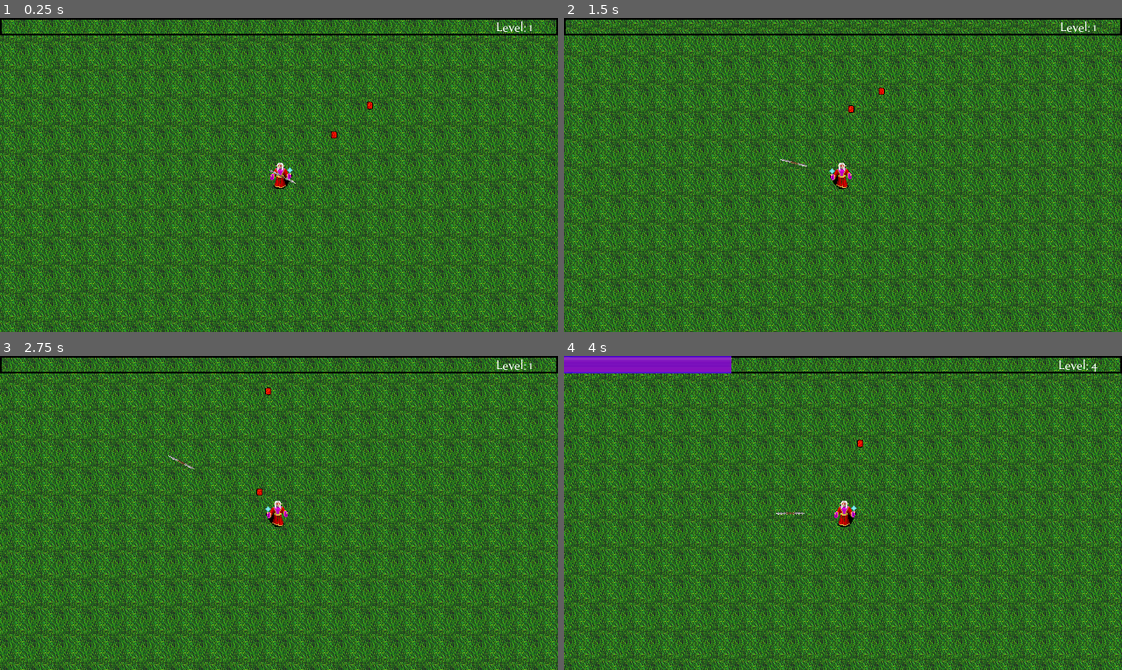
Above: before the commit, frames 1-4 (two rows, left to right).
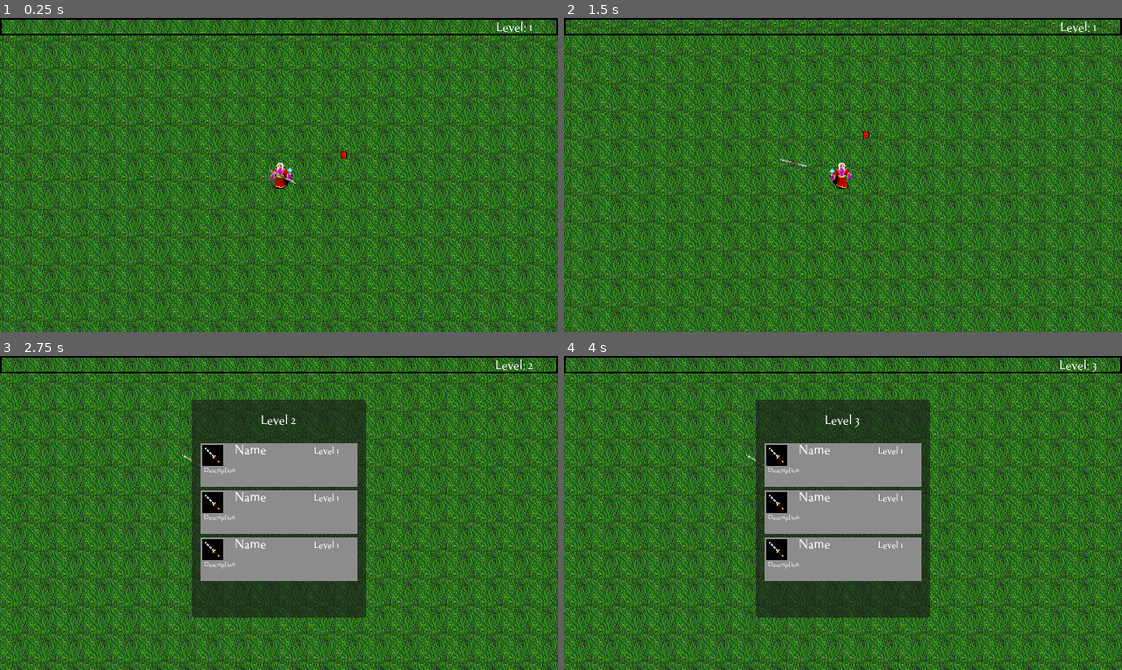
Above: after the commit, the same moments.

Repository: JustinDao/SurvivorsClone
Game: Godot game, scene res://World/world.tscn
The game is run twice, just before and just after one commit, with the same random seed, the same clock (stepped at 60 frames per second) and the same inputs. Sound files missing from this copy of the repository are replaced by a short silence.
Inputs (mouse positions are in pixels of both pictures, inside the frame that each line leads up to):
- Up to frame 1 (0.25 s): no input
- Up to frame 2 (1.5 s): tap Enter at 0.5 s; move the mouse to (965, 159) at 0.52 s; hold D (right) 0.53-1.28 s; click (965, 159) at 0.6 s; move the mouse to (731, 190) at 1.27 s; hold S (down) from 1.28 s (still down); click (731, 190) at 1.35 s
- Up to frame 3 (2.75 s): move the mouse to (334, 443) at 2.02 s; release S (down) at 2.03 s; hold D (right) from 2.03 s (still down); click (334, 443) at 2.1 s
- Up to frame 4 (4 s): move the mouse to (815, 575) at 2.77 s; release D (right) at 2.78 s; hold W (up) 2.78-3.53 s; click (815, 575) at 2.85 s; move the mouse to (1010, 560) at 3.52 s; hold A (left) from 3.53 s (still down); click (1010, 560) at 3.6 s

The runs differ from the first frame. In frame 1, less than 0.1% of the frame differs, in the area x 59-67%, y 26-45%; in frame 2, less than 0.1%; in frame 3, 70%; in frame 4, 73%, in the area x 0-100%, y 0-100%.

Commit message:
Add levelling

Diff:
--- a/Player/player.gd
+++ b/Player/player.gd
@@ -7,6 +7,7 @@
 var xp = 0
 var level = 1
 var xp_for_next_level = 0
+var remaining_xp = 0
 
 # Attacks
 var ice_spear = preload("res://Player/Attack/ice_spear.tscn")
@@ -45,6 +46,12 @@
 # GUI
 @onready var xp_bar: TextureProgressBar = $GUILayer/GUI/XpBar
 @onready var level_label: Label = $GUILayer/GUI/XpBar/LevelLabel
+
+@onready var level_up_panel: Panel = $GUILayer/GUI/LevelUp
+@onready var level_up_label: Label = $GUILayer/GUI/LevelUp/LevelUpLabel
+@onready var upgrade_options: VBoxContainer = $GUILayer/GUI/LevelUp/UpgradeOptions
+@onready var snd_level_up: AudioStreamPlayer2D = $GUILayer/GUI/LevelUp/snd_level_up
+var item_option = preload("res://Utility/item_option.tscn")
 
 func _ready() -> void:
 	xp_for_next_level = get_xp_for_next_level()
@@ -173,11 +180,9 @@
 		level += 1
 		xp_for_next_level = get_xp_for_next_level()
 
-		var remaining = xp - xp_for_next_level
+		remaining_xp = xp - xp_for_next_level
 		xp = 0
-
-		if remaining > 0:
-			calculate_experience(remaining)
+		level_up()
 
 	level_label.text = "Level: " + str(level)
 	xp_bar.value = (float(xp) / xp_for_next_level * 100)
@@ -189,3 +194,33 @@
 		return 95 + (level - 19) * 8
 	else:
 		return 255 + (level - 39) * 12
+
+# Level Up
+func level_up() -> void:
+	snd_level_up.play()
+	# Set Level Up Label
+	level_up_label.text = "Level " + str(level)
+	# Show Level Up Panel
+	level_up_panel.show()
+	# Instantiate Options
+	for i in range(3):
+		var new_option = item_option.instantiate()
+		upgrade_options.add_child(new_option)
+
+	# Animate Level Up Panel In
+	var levelTween = level_up_panel.create_tween()
+	levelTween.tween_property(level_up_panel, "position", Vector2(220, 50), 0.2).set_trans(Tween.TRANS_QUINT).set_ease(Tween.EASE_IN)
+	levelTween.play()
+	# Pause Game
+	get_tree().paused = true
+
+func upgrade_character(_item) -> void:
+	for option in upgrade_options.get_children():
+		option.queue_free()
+	# Hide Level Panel
+	level_up_panel.hide()
+	level_up_panel.position = Vector2(800, 50)
+	# Resume Game
+	get_tree().paused = false
+	if remaining_xp > 0:
+			calculate_experience(remaining_xp)
--- a/Player/player.tscn
+++ b/Player/player.tscn
@@ -6,6 +6,7 @@
 [ext_resource type="Texture2D" uid="uid://bjjn651t1vwbp" path="res://Textures/GUI/exp_background.png" id="4_drc3j"]
 [ext_resource type="Texture2D" uid="uid://cpsicj8fg852y" path="res://Textures/GUI/exp_progress.png" id="5_an1q1"]
 [ext_resource type="FontFile" uid="uid://cbshdeqe7orlh" path="res://Font/tenderness.otf" id="6_e2u6o"]
+[ext_resource type="AudioStream" uid="uid://dowsakbd3kbwn" path="res://Audio/SoundEffect/levelup.ogg" id="7_ywe88"]
 
 [sub_resource type="CapsuleShape2D" id="CapsuleShape2D_sbr7e"]
 radius = 3.0
@@ -116,6 +117,35 @@
 horizontal_alignment = 1
 vertical_alignment = 2
 
+[node name="LevelUp" type="Panel" parent="GUILayer/GUI"]
+process_mode = 2
+visible = false
+layout_mode = 0
+offset_left = 800.0
+offset_top = 50.0
+offset_right = 1000.0
+offset_bottom = 300.0
+
+[node name="LevelUpLabel" type="Label" parent="GUILayer/GUI/LevelUp"]
+layout_mode = 0
+offset_right = 200.0
+offset_bottom = 50.0
+theme_override_fonts/font = ExtResource("6_e2u6o")
+text = "Level Up!"
+horizontal_alignment = 1
+vertical_alignment = 1
+
+[node name="UpgradeOptions" type="VBoxContainer" parent="GUILayer/GUI/LevelUp"]
+layout_mode = 0
+offset_left = 10.0
+offset_top = 50.0
+offset_right = 190.0
+offset_bottom = 100.0
+
+[node name="snd_level_up" type="AudioStreamPlayer2D" parent="GUILayer/GUI/LevelUp"]
+stream = ExtResource("7_ywe88")
+volume_db = -10.0
+
 [connection signal="hurt" from="HurtBox" to="." method="_on_hurt_box_hurt"]
 [connection signal="timeout" from="Attack/IceSpearTimer" to="." method="_on_ice_spear_timer_timeout"]
 [connection signal="timeout" from="Attack/IceSpearTimer/IceSpearAttackTimer" to="." method="_on_ice_spear_attack_timer_timeout"]
--- /dev/null
+++ b/Utility/item_option.gd
@@ -0,0 +1,21 @@
+extends ColorRect
+
+var mouse_over: bool = false
+var item = null
+@onready var player = get_tree().get_first_node_in_group("player")
+
+signal selected_upgrade(upgrade)
+
+func _ready() -> void:
+	selected_upgrade.connect(Callable(player, "upgrade_character"))
+
+func _input(event: InputEvent) -> void:
+	if event.is_action("click"):
+		if mouse_over:
+			selected_upgrade.emit(item)
+
+func _on_mouse_entered() -> void:
+	mouse_over = true
+
+func _on_mouse_exited() -> void:
+	mouse_over = false
--- /dev/null
+++ b/Utility/item_option.tscn
@@ -0,0 +1,62 @@
+[gd_scene load_steps=4 format=3 uid="uid://dvhe4brgqmqxb"]
+
+[ext_resource type="Texture2D" uid="uid://bc8eue5yewxjg" path="res://Textures/Items/Weapons/sword.png" id="1_cckpv"]
+[ext_resource type="Script" path="res://Utility/item_option.gd" id="1_cr7xl"]
+[ext_resource type="FontFile" uid="uid://cbshdeqe7orlh" path="res://Font/tenderness.otf" id="2_ocurn"]
+
+[node name="ItemOption" type="ColorRect"]
+custom_minimum_size = Vector2(180, 50)
+anchors_preset = -1
+anchor_right = 0.281
+anchor_bottom = 0.139
+offset_right = 0.159988
+offset_bottom = -0.0400047
+color = Color(0.54902, 0.54902, 0.54902, 1)
+script = ExtResource("1_cr7xl")
+
+[node name="ColorRect" type="ColorRect" parent="."]
+layout_mode = 0
+offset_left = 2.0
+offset_top = 2.0
+offset_right = 26.0
+offset_bottom = 26.0
+color = Color(0, 0, 0, 1)
+
+[node name="ItemIcon" type="TextureRect" parent="ColorRect"]
+layout_mode = 0
+offset_right = 32.0
+offset_bottom = 32.0
+scale = Vector2(0.75, 0.75)
+texture = ExtResource("1_cckpv")
+
+[node name="NameLabel" type="Label" parent="."]
+layout_mode = 0
+offset_left = 39.0
+offset_right = 79.0
+offset_bottom = 23.0
+theme_override_fonts/font = ExtResource("2_ocurn")
+text = "Name"
+
+[node name="DescriptionLabel" type="Label" parent="."]
+layout_mode = 0
+offset_left = 4.0
+offset_top = 27.0
+offset_right = 166.0
+offset_bottom = 48.0
+theme_override_fonts/font = ExtResource("2_ocurn")
+theme_override_font_sizes/font_size = 8
+text = "Description"
+autowrap_mode = 3
+
+[node name="LevelLabel" type="Label" parent="."]
+layout_mode = 0
+offset_left = 130.0
+offset_top = 3.0
+offset_right = 170.0
+offset_bottom = 26.0
+theme_override_fonts/font = ExtResource("2_ocurn")
+theme_override_font_sizes/font_size = 12
+text = "Level 1"
+
+[connection signal="mouse_entered" from="." to="." method="_on_mouse_entered"]
+[connection signal="mouse_exited" from="." to="." method="_on_mouse_exited"]
--- a/World/world.tscn
+++ b/World/world.tscn
@@ -23,9 +23,5 @@
 [node name="Loot" type="Node2D" parent="." groups=["loot"]]
 
 [node name="ExperienceGem" parent="Loot" instance=ExtResource("4_wsff2")]
-position = Vector2(59, -47)
-xp = 51
-
-[node name="ExperienceGem2" parent="Loot" instance=ExtResource("4_wsff2")]
-position = Vector2(100, -81)
-xp = 51
+position = Vector2(70, -24)
+xp = 50
--- a/project.godot
+++ b/project.godot
@@ -43,6 +43,11 @@
 "events": [Object(InputEventKey,"resource_local_to_scene":false,"resource_name":"","device":-1,"window_id":0,"alt_press …(192 unchanged characters)…
 ]
 }
+click={
+"deadzone": 0.5,
+"events": [Object(InputEventMouseButton,"resource_local_to_scene":false,"resource_name":"","device":-1,"window_id":0,"alt_pressed":false,"shift_pressed":false,"ctrl_pressed":false,"meta_pressed":false,"button_mask":0,"position":Vector2(0, 0),"global_position":Vector2(0, 0),"factor":1.0,"button_index":1,"canceled":false,"pressed":false,"double_click":false,"script":null)
+]
+}
 
 [layer_names]
 
Not shown: 1 places in Player/player.tscn that only renumber resources
